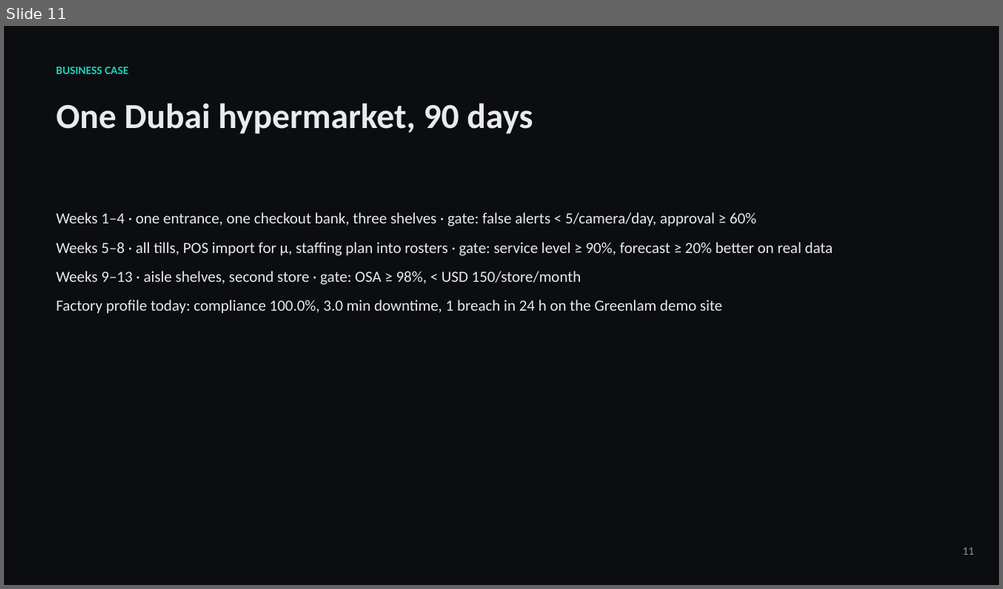
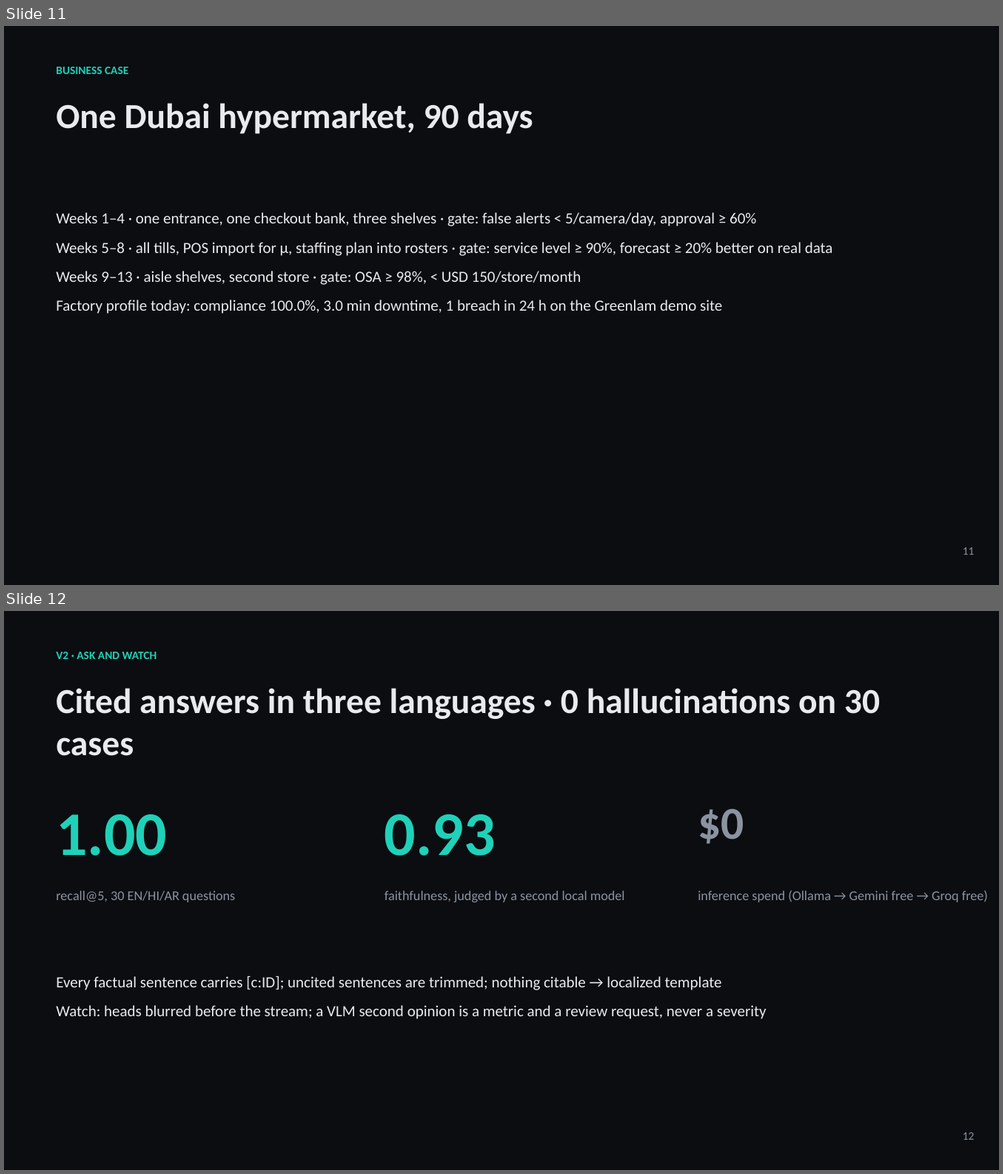
Before and after one commit to krish2105/RAQIB-AI-in-Operations, a slide deck: docs/AI218_RAQIB_deck.pptx. Shown one above the other, each under a label of ours: slide 11 before the commit, slides 11 and 12 after it. The pictures are 1003x589 and 1003x1174 pixels, drawn with LibreOffice and Linux fonts; fonts in the diff are those of the drawing. Boxes give left, top, right and bottom in pixels: in the first picture for what was removed or moved away, otherwise in the second. Text is boxed around its words. In the diff, an @@ line names an element or a change of style, - is before the commit and + after.

```diff
--- a/docs/AI218_RAQIB_deck.pptx
+++ b/docs/AI218_RAQIB_deck.pptx
@@ slide 12 added at [4, 611, 999, 1170], background #0B0D10 @@
@@ text added at [56, 652, 157, 659], 11 pt, text #1FD1B9, bold @@
+V2 · ASK AND WATCH
@@ text added at [56, 688, 879, 756], 34 pt, text #E8EAED, bold @@
+Cited answers in three languages · 0 hallucinations on 30 cases
@@ text added at [697, 809, 743, 844], 44 pt, text #8B93A1, bold @@
+$0
@@ text added at [56, 815, 167, 856], 60 pt, text #1FD1B9, bold @@
+1.00
@@ text added at [384, 815, 495, 856], 60 pt, text #1FD1B9, bold @@
+0.93
@@ text added at [56, 891, 235, 903], 13 pt, text #8B93A1 @@
+recall@5, 30 EN/HI/AR questions
@@ text added at [384, 891, 625, 903], 13 pt, text #8B93A1 @@
+faithfulness, judged by a second local model
@@ text added at [697, 891, 987, 903], 13 pt, text #8B93A1 @@
+inference spend (Ollama → Gemini free → Groq free)
@@ text added at [56, 977, 766, 1019], 15 pt, text #E8EAED @@
+Every factual sentence carries [c:ID]; uncited sentences are trimmed; nothing citable → localized template
+Watch: heads blurred before the stream; a VLM second opinion is a metric and a review request, never a severity
@@ text added at [962, 1133, 974, 1140], 11 pt, text #8B93A1 @@
+12
```
Also in this commit, not shown: 1 slide changed, 2 other slides added, 11 other files.
